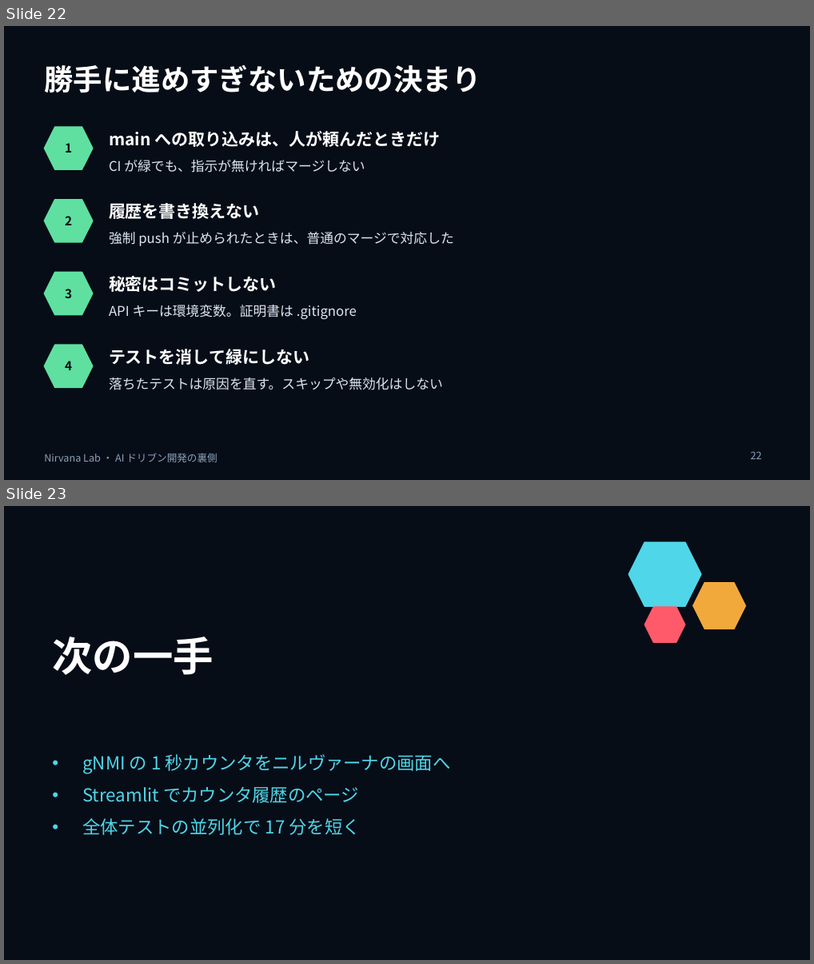
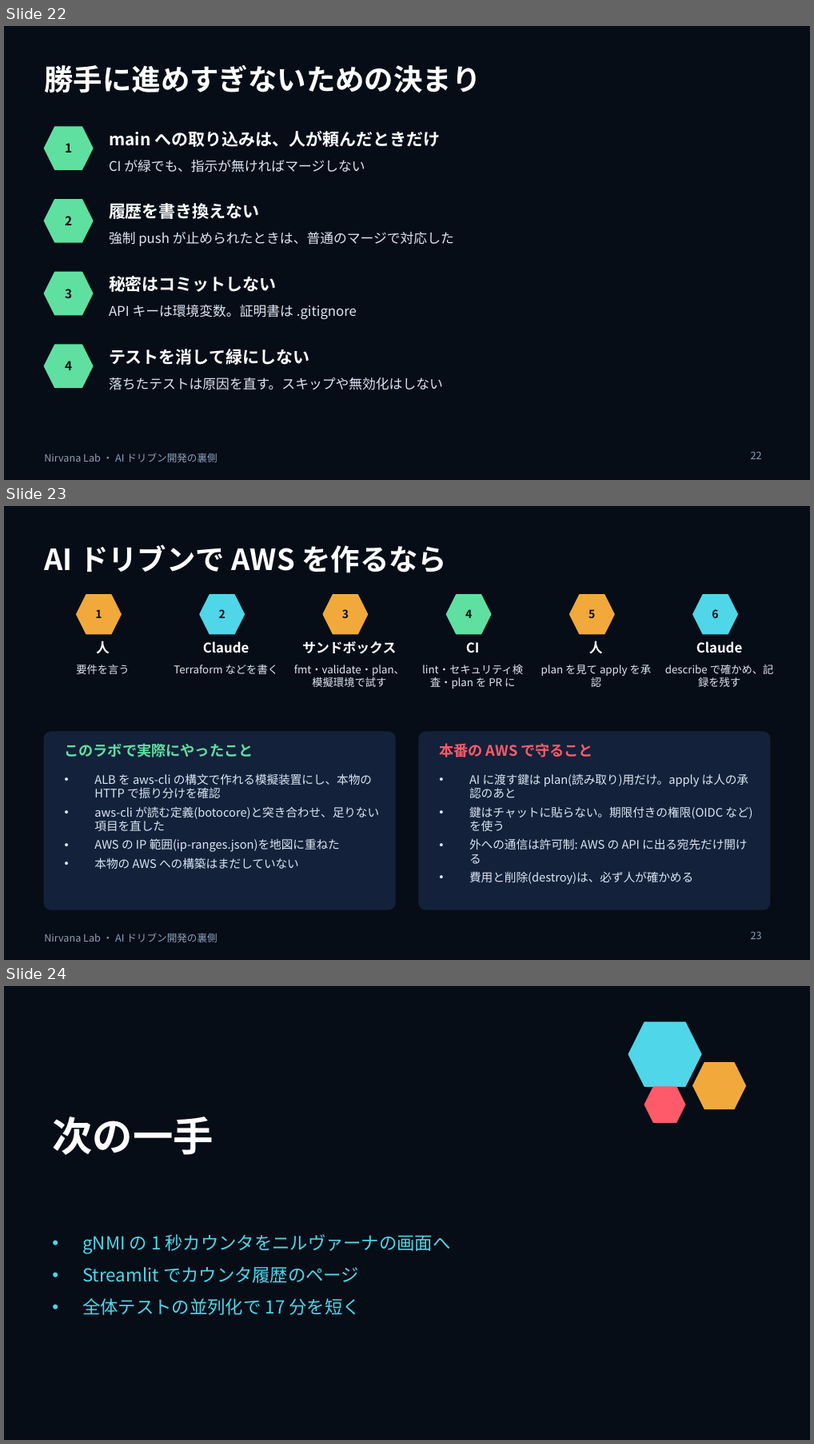
Before and after one commit to w-index-m/nirvana-lab, a slide deck: docs/ai-driven-dev-behind-the-scenes.pptx. Shown one above the other, each under a label of ours: slides 22 and 23 before the commit, slides 22, 23 and 24 after it. The pictures are 814x964 and 814x1444 pixels, drawn with LibreOffice and Linux fonts; fonts in the diff are those of the drawing. Boxes give left, top, right and bottom in pixels: in the first picture for what was removed or moved away, otherwise in the second. Text is boxed around its words. In the diff, an @@ line names an element or a change of style, - is before the commit and + after.

```diff
--- a/docs/ai-driven-dev-behind-the-scenes.pptx
+++ b/docs/ai-driven-dev-behind-the-scenes.pptx
@@ slide 23 added at box(4, 506, 810, 960), background #070D17; not listed: 1 template element that a slide beside it also shows @@
@@ title added at box(44, 544, 447, 573), 26 pt, text #FFFFFF, bold @@
+AI ドリブンで AWS を作るなら
@@ hexagon added at box(77, 595, 121, 633), fill #F2A93B, outline #F2A93B 1 pt @@
@@ hexagon added at box(200, 595, 244, 633), fill #4FD6E8, outline #4FD6E8 1 pt @@
@@ hexagon added at box(323, 595, 368, 633), fill #F2A93B, outline #F2A93B 1 pt @@
@@ hexagon added at box(446, 595, 491, 633), fill #5FE0A0, outline #5FE0A0 1 pt @@
@@ hexagon added at box(570, 595, 614, 633), fill #F2A93B, outline #F2A93B 1 pt @@
@@ hexagon added at box(694, 595, 738, 633), fill #4FD6E8, outline #4FD6E8 1 pt @@
@@ text added at box(95, 609, 102, 618), 10 pt, text #070D17, bold @@
+1
@@ text added at box(219, 609, 226, 618), 10 pt, text #070D17, bold @@
+2
@@ text added at box(342, 609, 349, 618), 10 pt, text #070D17, bold @@
+3
@@ text added at box(466, 609, 472, 618), 10 pt, text #070D17, bold @@
+4
@@ text added at box(589, 609, 595, 618), 10 pt, text #070D17, bold @@
+5
@@ text added at box(712, 609, 718, 618), 10 pt, text #070D17, bold @@
+6
@@ text added at box(96, 640, 110, 654), 12 pt, text #FFFFFF, bold @@
+人
@@ text added at box(203, 641, 249, 653), 12 pt, text #FFFFFF, bold @@
+Claude
@@ text added at box(302, 641, 396, 654), 12 pt, text #FFFFFF, bold @@
+サンドボックス
@@ text added at box(466, 642, 480, 653), 12 pt, text #FFFFFF, bold @@
+CI
@@ text added at box(590, 640, 603, 653), 12 pt, text #FFFFFF, bold @@
+人
@@ text added at box(697, 641, 742, 653), 12 pt, text #FFFFFF, bold @@
+Claude
@@ text added at box(76, 664, 129, 674), 9.5 pt, text #DBE6F3 @@
+要件を言う
@@ text added at box(174, 664, 278, 674), 9.5 pt, text #DBE6F3 @@
+Terraform などを書く
@@ text added at box(294, 664, 405, 687), 9.5 pt, text #DBE6F3 @@
+fmt・validate・plan、模擬環境で試す
@@ text added at box(422, 664, 523, 688), 9.5 pt, text #DBE6F3 @@
+lint・セキュリティ検査・plan を PR に
@@ text added at box(542, 664, 652, 687), 9.5 pt, text #DBE6F3 @@
+plan を見て apply を承認
@@ text added at box(666, 664, 774, 687), 9.5 pt, text #DBE6F3 @@
+describe で確かめ、記録を残す
@@ rounded rectangle added at box(44, 732, 395, 909), fill #13213A, outline #13213A 1 pt @@
@@ text added at box(65, 743, 254, 757), 13 pt, text #5FE0A0, bold @@
+このラボで実際にやったこと
@@ rounded rectangle added at box(419, 732, 770, 909), fill #13213A, outline #13213A 1 pt @@
@@ text added at box(439, 743, 594, 757), 13 pt, text #FF5A6A, bold @@
+本番の AWS で守ること
@@ text added at box(94, 773, 379, 868), 10.5 pt, text #DBE6F3 @@
+• ALB を aws-cli の構文で作れる模擬装置にし、本物の HTTP で振り分けを確認
+• aws-cli が読む定義(botocore)と突き合わせ、足りない項目を直した
+• AWS の IP 範囲(ip-ranges.json)を地図に重ねた
+• 本物の AWS への構築はまだしていない
@@ text added at box(470, 773, 753, 884), 10.5 pt, text #DBE6F3 @@
+• AI に渡す鍵は plan(読み取り)用だけ。apply は人の承認のあと
+• 鍵はチャットに貼らない。期限付きの権限(OIDC など)を使う
+• 外への通信は許可制: AWS の API に出る宛先だけ開ける
+• 費用と削除(destroy)は、必ず人が確かめる
@@ page number added at box(751, 931, 762, 939), 9 pt, text #8BA0B8 @@
+23
@@ what was slide 23 is now slide 24 @@
```
Also in this commit, not shown: 2 other files.
